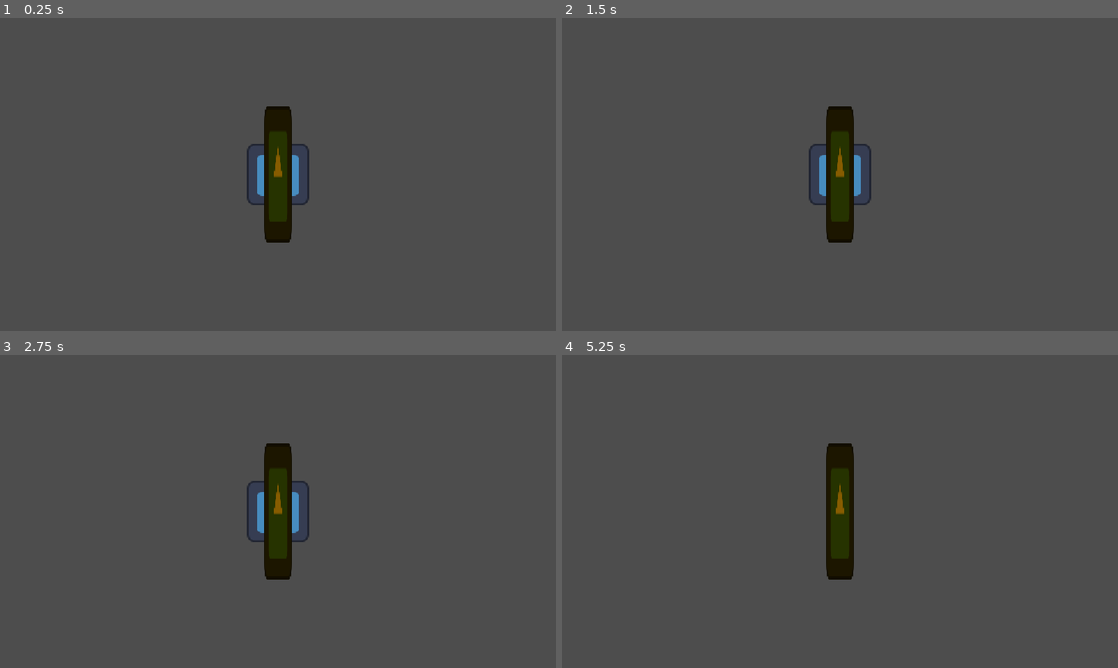
Above: before the commit, frames 1-4 (two rows, left to right).
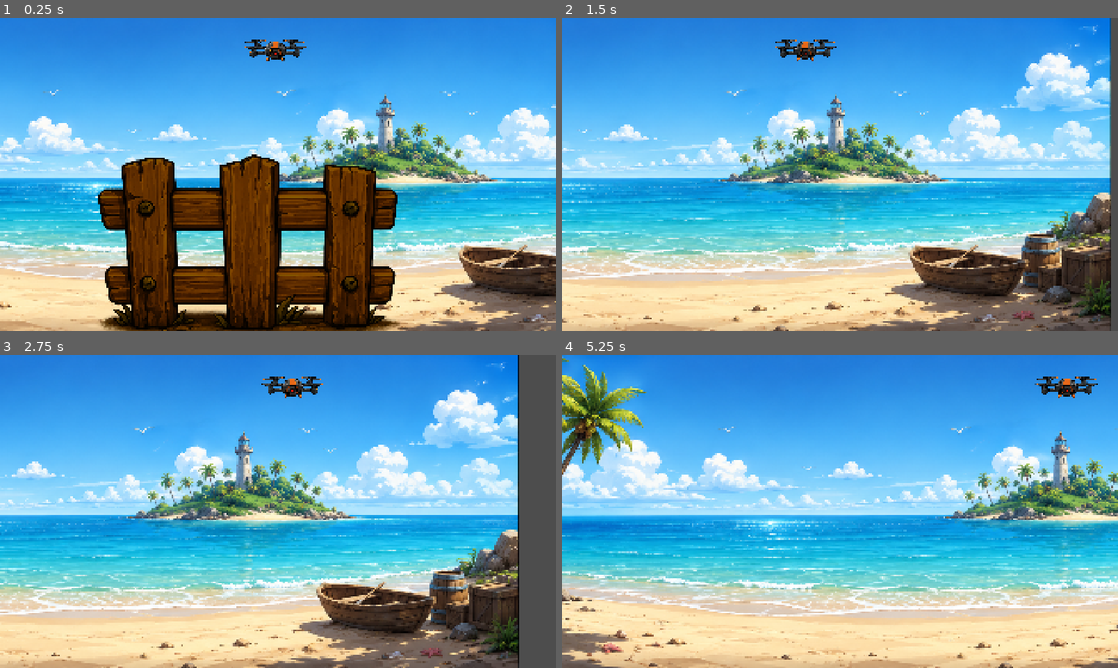
Above: after the commit, the same moments.

Repository: DarcTellier/DroneHunt
Game: Godot game, scene res://main.tscn
The game is run twice, just before and just after one commit, with the same random seed, the same clock (stepped at 60 frames per second) and the same inputs. The engine's default icon, where the game draws it, is replaced by a stand-in: a white triangle on a blue panel in a dark square.
Inputs (mouse positions are in pixels of both pictures, inside the frame that each line leads up to):
- Up to frame 1 (0.25 s): no input
- Up to frame 2 (1.5 s): move the mouse to (962, 158) at 0.52 s; press the mouse at (962, 158) at 0.53 s; hold D (move_right, bound only after the commit) 0.53-1.28 s; move the mouse to (728, 190) at 1.27 s; release the mouse at (728, 190) at 1.28 s; hold A (move_left, bound only after the commit) from 1.28 s (still down); click (728, 190) at 1.35 s
- Up to frame 3 (2.75 s): move the mouse to (333, 442) at 2.02 s; release A (move_left, bound only after the commit) at 2.03 s; press the mouse at (333, 442) at 2.03 s; hold D (move_right, bound only after the commit) from 2.03 s (still down)
- Up to frame 4 (5.25 s): move the mouse to (812, 574) at 2.77 s; release the mouse at (812, 574) at 2.78 s; click (812, 574) at 2.85 s; move the mouse to (1006, 558) at 3.52 s; release D (move_right, bound only after the commit) at 3.53 s; press the mouse at (1006, 558) at 3.53 s; hold A (move_left, bound only after the commit) from 3.53 s (still down); move the mouse to (673, 464) at 4.27 s; release the mouse at (673, 464) at 4.28 s; click (673, 464) at 4.35 s; move the mouse to (867, 511) at 5.02 s; press the mouse at (867, 511) at 5.03 s

The runs differ from the first frame. In frame 1, 99% of the frame differs, in the area x 0-100%, y 0-100%; in frame 2, 97%; in frame 3, 91%; in frame 4, 99%.

Commit message:
camera movement drone spawner place holder png

Diff:
--- /dev/null
+++ b/DroneHuntProject/Global/score_manager.gd
@@ -0,0 +1,10 @@
+extends Node
+
+signal score_changed(new_score: int)
+
+var score: int = 0
+
+func add_score(amount: int) -> void:
+	score += amount
+	score_changed.emit(score)
+	print("Score: ", score)
--- /dev/null
+++ b/DroneHuntProject/camera_2d.gd
@@ -0,0 +1,11 @@
+extends Camera2D
+
+@export var pan_speed: float = 700.0
+@export var min_x: float = 480.0
+@export var max_x: float = 4500.0
+
+func _process(delta: float) -> void:
+	var direction := Input.get_axis("move_left", "move_right")
+
+	position.x += direction * pan_speed * delta
+	position.x = clamp(position.x, min_x, max_x)
--- /dev/null
+++ b/DroneHuntProject/drone.gd
@@ -0,0 +1,32 @@
+extends Area2D
+
+@export var move_speed: float = 220.0
+@export var left_limit: float = 900.0
+@export var right_limit: float = 1700.0
+@export var direction: float = 1.0
+@export var score_value: int = 100
+
+@onready var sprite: Sprite2D = $Sprite2D
+@onready var shootable: Shootable = $Shootable
+
+
+func _ready() -> void:
+	shootable.destroyed.connect(_on_destroyed)
+
+
+func _process(delta: float) -> void:
+	global_position.x += move_speed * direction * delta
+
+	if global_position.x >= right_limit:
+		global_position.x = right_limit
+		direction = -1.0
+
+	elif global_position.x <= left_limit:
+		global_position.x = left_limit
+		direction = 1.0
+
+	sprite.flip_h = direction < 0.0
+
+
+func _on_destroyed() -> void:
+	ScoreManager.add_score(score_value)
--- a/DroneHuntProject/drone.tscn
+++ b/DroneHuntProject/drone.tscn
@@ -1,18 +1,22 @@
 [gd_scene format=3 uid="uid://c5u4g4854n4tm"]
 
-[ext_resource type="Texture2D" uid="uid://w6b03cbhpg8m" path="res://icon.svg" id="1_uvgqj"]
+[ext_resource type="Script" uid="uid://b6ukdwwbmml32" path="res://drone.gd" id="1_puw62"]
 [ext_resource type="Script" uid="uid://nkfuomnj31mn" path="res://shootable.gd" id="2_d5du7"]
+[ext_resource type="Texture2D" uid="uid://c7aniffl87j2h" path="res://Assets/Placeholders/Drones/Drone_ChatGPT .png" id="2_puw62"]
 
 [sub_resource type="RectangleShape2D" id="RectangleShape2D_wam8k"]
-size = Vector2(128, 128)
+size = Vector2(215, 75)
 
 [node name="Drone" type="Area2D" unique_id=891162022]
 collision_mask = 0
+script = ExtResource("1_puw62")
 
 [node name="Sprite2D" type="Sprite2D" parent="." unique_id=654114003]
-texture = ExtResource("1_uvgqj")
+scale = Vector2(0.15, 0.15)
+texture = ExtResource("2_puw62")
 
 [node name="CollisionShape2D" type="CollisionShape2D" parent="." unique_id=768504801]
+position = Vector2(-0.5, -4.5)
 shape = SubResource("RectangleShape2D_wam8k")
 
 [node name="Shootable" type="Node" parent="." unique_id=1343998070]
--- /dev/null
+++ b/DroneHuntProject/drone_spawner.gd
@@ -0,0 +1,36 @@
+extends Node2D
+
+@export var drone_scene: PackedScene
+@export var respawn_time: float = 1.5
+
+var current_drone: Node2D
+var spawn_points: Array[Marker2D] = []
+
+
+func _ready() -> void:
+	for child in get_children():
+		if child is Marker2D:
+			spawn_points.append(child)
+
+	if spawn_points.is_empty():
+		push_error("DroneSpawner has no Marker2D spawn points.")
+		return
+
+	spawn_drone()
+
+
+func spawn_drone() -> void:
+	var point: Marker2D = spawn_points.pick_random()
+
+	current_drone = drone_scene.instantiate()
+	add_child(current_drone)
+
+	current_drone.global_position = point.global_position
+
+	var shootable: Shootable = current_drone.get_node("Shootable")
+	shootable.destroyed.connect(_on_drone_destroyed)
+
+
+func _on_drone_destroyed() -> void:
+	await get_tree().create_timer(respawn_time).timeout
+	spawn_drone()
--- /dev/null
+++ b/DroneHuntProject/drone_spawner.tscn
@@ -0,0 +1,14 @@
+[gd_scene format=3 uid="uid://mced4ftu78tc"]
+
+[ext_resource type="Script" uid="uid://cqyai5jq845t1" path="res://drone_spawner.gd" id="1_60j3y"]
+[ext_resource type="PackedScene" uid="uid://c5u4g4854n4tm" path="res://drone.tscn" id="2_5udnp"]
+
+[node name="DroneSpawner" type="Node2D" unique_id=294910798]
+script = ExtResource("1_60j3y")
+drone_scene = ExtResource("2_5udnp")
+
+[node name="SpawnPoint1" type="Marker2D" parent="." unique_id=1206118577]
+
+[node name="SpawnPoint2" type="Marker2D" parent="." unique_id=1572727838]
+
+[node name="SpawnPoint3" type="Marker2D" parent="." unique_id=2050533243]
--- a/DroneHuntProject/main.tscn
+++ b/DroneHuntProject/main.tscn
@@ -1,17 +1,43 @@
 [gd_scene format=3 uid="uid://df0n1rdjhq435"]
 
+[ext_resource type="Script" uid="uid://3fva2g5hmpep" path="res://camera_2d.gd" id="1_1bvp3"]
 [ext_resource type="PackedScene" uid="uid://bxug866qtdnfb" path="res://gun_manager.tscn" id="1_h2yge"]
+[ext_resource type="Texture2D" uid="uid://bexgfaoelbo6r" path="res://Assets/Placeholders/Beach_BG_ChatGPT.png" id="1_lquwl"]
 [ext_resource type="PackedScene" uid="uid://der7ksfb5b2xv" path="res://wood_cover.tscn" id="2_1bvp3"]
-[ext_resource type="PackedScene" uid="uid://c5u4g4854n4tm" path="res://drone.tscn" id="3_lquwl"]
+[ext_resource type="PackedScene" uid="uid://mced4ftu78tc" path="res://drone_spawner.tscn" id="5_lquwl"]
 
 [node name="Main" type="Node2D" unique_id=1392666010]
 
 [node name="Background" type="Node2D" parent="." unique_id=1685654612]
 
+[node name="Sprite2D" type="Sprite2D" parent="Background" unique_id=1521156582]
+position = Vector2(-696.00006, -296.99994)
+scale = Vector2(1.7810842, 1.7810841)
+texture = ExtResource("1_lquwl")
+centered = false
+
 [node name="Camera2D" type="Camera2D" parent="." unique_id=1965277682]
+anchor_mode = 0
+script = ExtResource("1_1bvp3")
+min_x = -800.0
+max_x = 800.0
 
 [node name="GunManager" parent="." unique_id=1169279648 instance=ExtResource("1_h2yge")]
+position = Vector2(856, 524)
 
 [node name="WoodCover" parent="." unique_id=459543268 instance=ExtResource("2_1bvp3")]
+position = Vector2(856, 812)
 
-[node name="Drone" parent="." unique_id=891162022 instance=ExtResource("3_lquwl")]
+[node name="DroneSpawner" parent="." unique_id=294910798 instance=ExtResource("5_lquwl")]
+position = Vector2(-173, 348)
+
+[node name="SpawnPoint1" parent="DroneSpawner" index="0" unique_id=1206118577]
+position = Vector2(952, -232)
+
+[node name="SpawnPoint2" parent="DroneSpawner" index="1" unique_id=1572727838]
+position = Vector2(1344, 0)
+
+[node name="SpawnPoint3" parent="DroneSpawner" index="2" unique_id=2050533243]
+position = Vector2(1624, 288)
+
+[editable path="DroneSpawner"]
--- a/DroneHuntProject/project.godot
+++ b/DroneHuntProject/project.godot
@@ -15,8 +15,15 @@
 config/features=PackedStringArray("4.7", "Forward Plus")
 config/icon="res://icon.svg"
 
+[autoload]
+
+ScoreManager="*uid://kmmqyq488jsh"
+
 [display]
 
+window/size/viewport_width=1920
+window/size/viewport_height=1080
+window/size/mode=4
 window/stretch/mode="canvas_items"
 window/stretch/aspect="expand"
 
@@ -27,6 +34,18 @@
 "events": [Object(InputEventMouseButton,"resource_local_to_scene":false,"resource_name":"","device":-1,"window_id":0,"a …(253 unchanged characters)…
 ]
 }
+move_left={
+"deadzone": 0.2,
+"events": [Object(InputEventKey,"resource_local_to_scene":false,"resource_name":"","device":-1,"window_id":0,"alt_pressed":false,"shift_pressed":false,"ctrl_pressed":false,"meta_pressed":false,"pressed":false,"keycode":0,"physical_keycode":65,"key_label":0,"unicode":97,"location":0,"echo":false,"script":null)
+, Object(InputEventKey,"resource_local_to_scene":false,"resource_name":"","device":-1,"window_id":0,"alt_pressed":false,"shift_pressed":false,"ctrl_pressed":false,"meta_pressed":false,"pressed":false,"keycode":0,"physical_keycode":4194319,"key_label":0,"unicode":0,"location":0,"echo":false,"script":null)
+]
+}
+move_right={
+"deadzone": 0.2,
+"events": [Object(InputEventKey,"resource_local_to_scene":false,"resource_name":"","device":-1,"window_id":0,"alt_pressed":false,"shift_pressed":false,"ctrl_pressed":false,"meta_pressed":false,"pressed":false,"keycode":0,"physical_keycode":68,"key_label":0,"unicode":100,"location":0,"echo":false,"script":null)
+, Object(InputEventKey,"resource_local_to_scene":false,"resource_name":"","device":-1,"window_id":0,"alt_pressed":false,"shift_pressed":false,"ctrl_pressed":false,"meta_pressed":false,"pressed":false,"keycode":0,"physical_keycode":4194321,"key_label":0,"unicode":0,"location":0,"echo":false,"script":null)
+]
+}
 
 [physics]
 
--- a/DroneHuntProject/wood_cover.tscn
+++ b/DroneHuntProject/wood_cover.tscn
@@ -1,10 +1,22 @@
 [gd_scene format=3 uid="uid://der7ksfb5b2xv"]
 
-[ext_resource type="Texture2D" uid="uid://w6b03cbhpg8m" path="res://icon.svg" id="1_n2fdm"]
+[ext_resource type="Texture2D" uid="uid://cd5225rsyp1sl" path="res://Assets/Placeholders/WoodenFence_ChatGPT.png" id="1_62658"]
 [ext_resource type="Script" uid="uid://nkfuomnj31mn" path="res://shootable.gd" id="2_62658"]
 
-[sub_resource type="RectangleShape2D" id="RectangleShape2D_wam8k"]
-size = Vector2(58, 284)
+[sub_resource type="RectangleShape2D" id="RectangleShape2D_ra2i3"]
+size = Vector2(1051, 144)
+
+[sub_resource type="RectangleShape2D" id="RectangleShape2D_62658"]
+size = Vector2(1017, 132)
+
+[sub_resource type="RectangleShape2D" id="RectangleShape2D_8bqht"]
+size = Vector2(182.13507, 597.3645)
+
+[sub_resource type="RectangleShape2D" id="RectangleShape2D_o1ygt"]
+size = Vector2(214.84116, 603.5016)
+
+[sub_resource type="RectangleShape2D" id="RectangleShape2D_jpua7"]
+size = Vector2(183, 568.1703)
 
 [node name="WoodCover" type="StaticBody2D" unique_id=459543268]
 z_index = 1
@@ -12,15 +24,32 @@
 
 [node name="Sprite2D" type="Sprite2D" parent="." unique_id=1636871626]
 self_modulate = Color(0.53, 0.36216664, 0, 1)
-scale = Vector2(0.4453125, 2.2265625)
-texture = ExtResource("1_n2fdm")
-
-[node name="CollisionShape2D" type="CollisionShape2D" parent="." unique_id=855882255]
-position = Vector2(-1, 0)
-shape = SubResource("RectangleShape2D_wam8k")
+texture = ExtResource("1_62658")
 
 [node name="Shootable" type="Node" parent="." unique_id=212665426]
 script = ExtResource("2_62658")
 penetration_cost = 3.0
 health = 10.0
 metadata/_custom_type_script = "uid://nkfuomnj31mn"
+
+[node name="CollisionShape2D" type="CollisionShape2D" parent="." unique_id=476159048]
+position = Vector2(1.5, -151)
+shape = SubResource("RectangleShape2D_ra2i3")
+
+[node name="CollisionShape2D2" type="CollisionShape2D" parent="." unique_id=2062404252]
+position = Vector2(6.5, 110)
+shape = SubResource("RectangleShape2D_62658")
+
+[node name="CollisionShape2D3" type="CollisionShape2D" parent="." unique_id=1959579587]
+position = Vector2(-333.17896, -41.717632)
+rotation = -0.034071326
+shape = SubResource("RectangleShape2D_8bqht")
+
+[node name="CollisionShape2D4" type="CollisionShape2D" parent="." unique_id=1819043659]
+position = Vector2(15.667904, -44.57391)
+rotation = -0.034071326
+shape = SubResource("RectangleShape2D_o1ygt")
+
+[node name="CollisionShape2D5" type="CollisionShape2D" parent="." unique_id=871604032]
+position = Vector2(351.5, -26.91486)
+shape = SubResource("RectangleShape2D_jpua7")
Binary file added: DroneHuntProject/Assets/Placeholders/Beach_BG_ChatGPT.png
Not shown, added: DroneHuntProject/Assets/Placeholders/Beach_BG_ChatGPT.png.import
Binary file added: DroneHuntProject/Assets/Placeholders/Drones/Drone_ChatGPT .png
Not shown, added: DroneHuntProject/Assets/Placeholders/Drones/Drone_ChatGPT .png.import
Binary file added: DroneHuntProject/Assets/Placeholders/WoodenFence_ChatGPT.png
Not shown, added: DroneHuntProject/Assets/Placeholders/WoodenFence_ChatGPT.png.import
Not shown, added: DroneHuntProject/Global/score_manager.gd.uid
Not shown, added: DroneHuntProject/camera_2d.gd.uid
Not shown, added: DroneHuntProject/drone.gd.uid
Not shown, added: DroneHuntProject/drone_spawner.gd.uid
